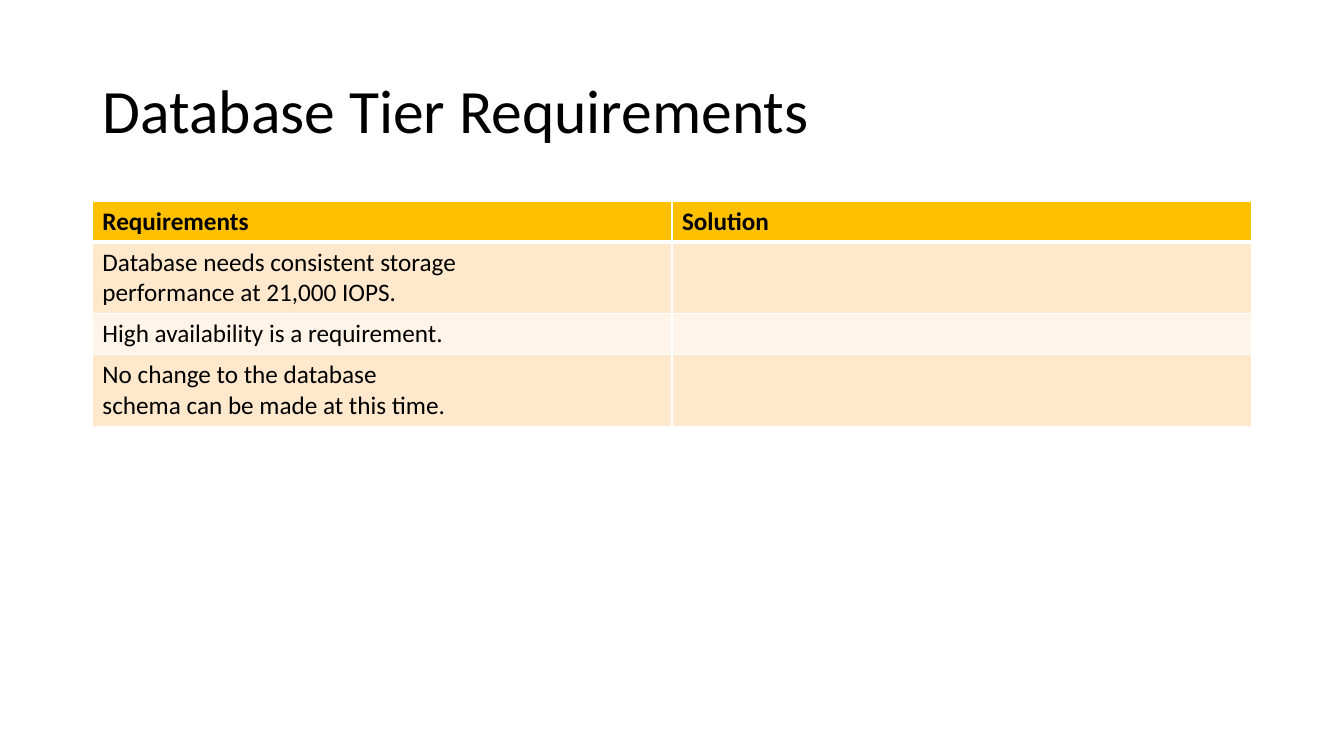
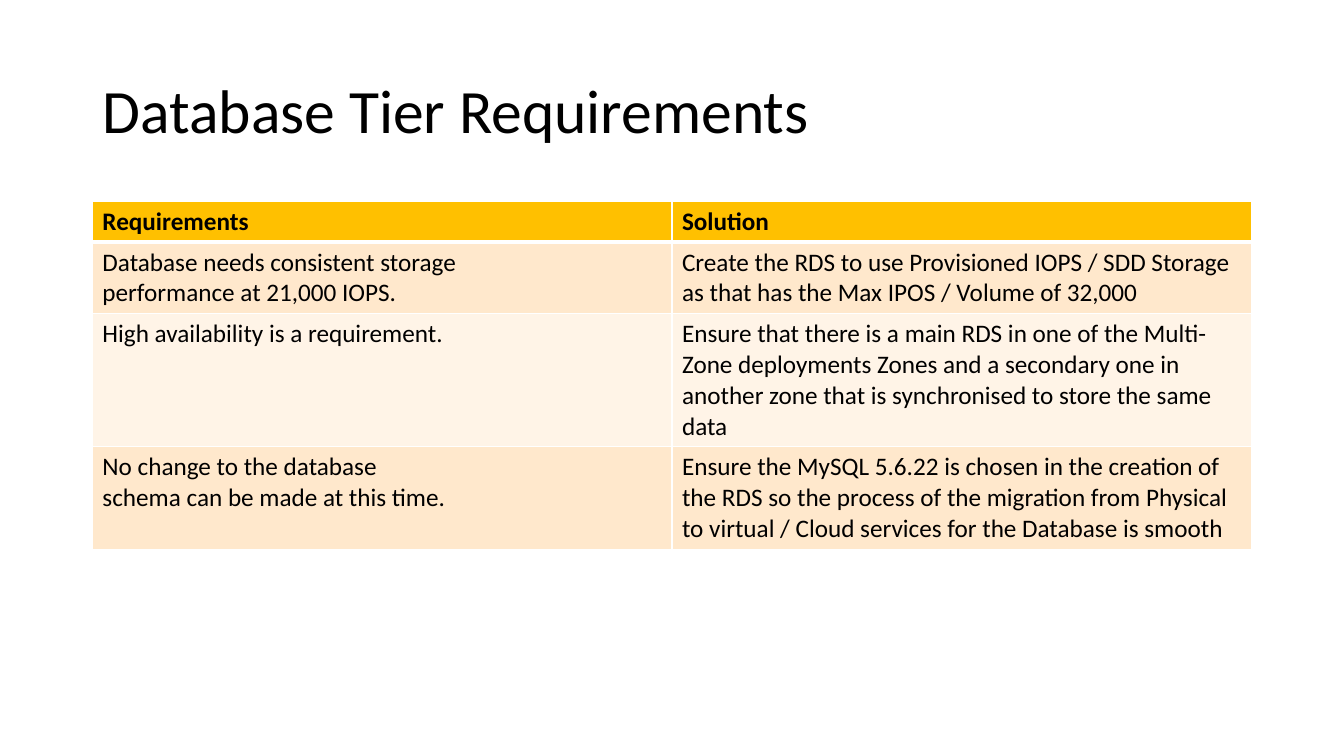
Before and after one commit to WilliamCareySemiColon/college_y3, a slide deck: slide 9 of Cloud_Computing/Labs/Assignment/part 2/Cloud-Computing-Assignment-2.pptx. Drawn at 1344x756 pixels with LibreOffice and Linux fonts; fonts in the diff are those of the drawing. Boxes give left, top, right and bottom in pixels: in the first picture for what was removed or moved away, otherwise in the second. Text is boxed around its words. In the diff, an @@ line names an element or a change of style, - is before the commit and + after.

Commit message:
nearly completed Cloud Computing

```diff
--- a/Cloud_Computing/Labs/Assignment/part 2/Cloud-Computing-Assignment-2.pptx
+++ b/Cloud_Computing/Labs/Assignment/part 2/Cloud-Computing-Assignment-2.pptx
@@ table at (93,202,1252,545) @@
-row 2, column 2: 
+row 2, column 2: Create the RDS to use Provisioned IOPS / SDD Storage as that has the Max IPOS / Volume of 32,000
-row 3, column 2: 
+row 3, column 2: Ensure that there is a main RDS in one of the Multi-Zone deployments Zones and a secondary one in another zone that is synchronised to store the same data
-row 4, column 2: 
+row 4, column 2: Ensure the MySQL 5.6.22 is chosen in the creation of the RDS so the process of the migration from Physical to virtual / Cloud services for the Database is smooth
```
Also in this commit, not shown: 9 other slides changed, 1 slide removed, 1 other file.
